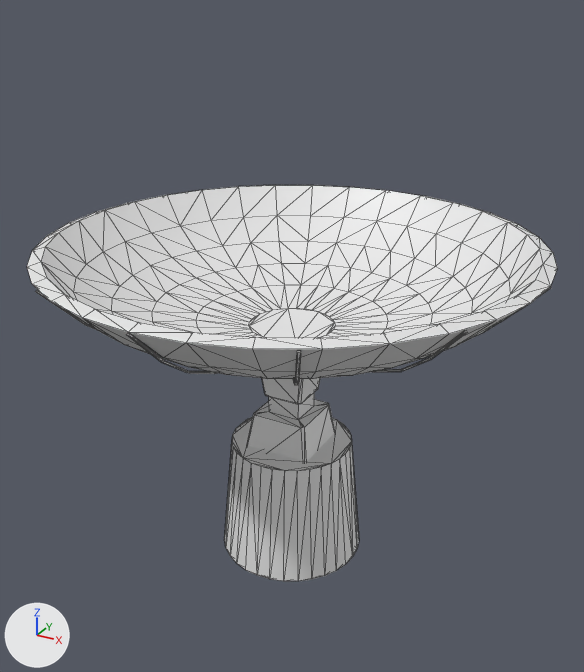
An edit to the OBJ model cosmodrone/assets/station-parts/platform_antenna.obj, drawn before and after from the same camera.
One viewpoint serves both versions: a camera (50 mm lens) standing at (0.883, -1.604, 0.811) and looking at (0.007, -0.012, 0.014). Every picture has the same lights, and +X, +Y and +Z are marked at lower left. Mesh edges are drawn as thin lines. Where no turn or scale is listed for an object, it has been applied to the vertices.

Names of what the first picture shows: 'Platform_Antenna_Cylinder.113', 'Platform_Antenna_Frame_Cylinder.120'.
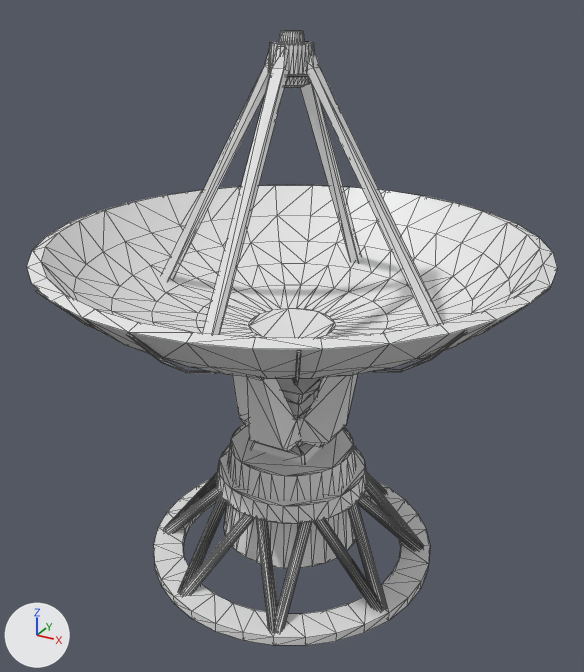
The change in detail:
me_platform_antenna_cylinder_113 is used by ob_platform_antenna_cylinder_113; location (0.0, 0.0, 0.0).
me_platform_antenna_cylinder_113 had 496 vertices, 980 faces and spanned x -0.596..0.598, y -0.597..0.597, z -0.594..0.253.
me_platform_antenna_cylinder_113 now has 1232 vertices, 2396 faces and spans x -0.596..0.598, y -0.597..0.597, z -0.621..0.712.
me_platform_antenna_cylinder_113 part 1: a new loose piece, a 32-sided cut cone along z (radius 0.179 at the low end, 0.161 at the high end) spanning x -0.179..0.179, y -0.179..0.179, z -0.415..-0.294.
me_platform_antenna_cylinder_113 part 2: a new loose piece, a 32-sided cut cone along z (radius 0.201 at the low end, 0.194 at the high end) spanning x -0.201..0.201, y -0.201..0.201, z -0.404..-0.358.
me_platform_antenna_cylinder_113 part 3: a new loose piece, a 32-sided cut cone along z (radius 0.051 at the low end, 0.047 at the high end) spanning x -0.051..0.051, y -0.051..0.051, z 0.628..0.689.
me_platform_antenna_cylinder_113 part 4: a new loose piece, a 32-sided cut cone along z (radius 0.029 at the low end, 0.025 at the high end) spanning x -0.029..0.029, y -0.029..0.029, z 0.679..0.712.
me_platform_antenna_cylinder_113 part 5: 88 vertices moved from x -0.185..0.185, y -0.185..0.185, z -0.594..-0.05 to x -0.185..0.185, y -0.185..0.185, z -0.554..-0.111; 480 vertices added at x -0.389..0.389, y -0.389..0.389, z -0.621..0.684.
me_platform_antenna_frame_cylinder_120 is used by ob_platform_antenna_frame_cylinder_120; location (0.0, 0.0, 0.0).
me_platform_antenna_frame_cylinder_120 had 288 vertices, 528 faces and spanned x -0.598..0.599, y -0.599..0.598, z 0.007..0.243.
me_platform_antenna_frame_cylinder_120 now has 800 vertices, 1488 faces and spans x -0.598..0.599, y -0.599..0.598, z -0.621..0.243.
me_platform_antenna_frame_cylinder_120 part 6: 512 vertices added at x -0.337..0.337, y -0.337..0.337, z -0.621..-0.394.

Location of each change, (x1, y1, x2, y2) in pixels of the pictures (584 x 672 px):
'Platform_Antenna_Cylinder.113', reshaped (55% taller)
    before: (27, 185, 557, 581)
    after: (27, 31, 557, 646)
'Platform_Antenna_Frame_Cylinder.120', reshaped
    before: (35, 287, 551, 385)
    after: (35, 287, 551, 631)
part 1 of me_platform_antenna_cylinder_113, added
    after: (227, 424, 356, 500)
part 2 of me_platform_antenna_cylinder_113, added
    after: (216, 445, 367, 524)
part 3 of me_platform_antenna_cylinder_113, added
    after: (268, 42, 314, 75)
part 4 of me_platform_antenna_cylinder_113, added
    after: (279, 31, 305, 44)
part 5 of me_platform_antenna_cylinder_113, built on
    before: (225, 378, 359, 581)
    after: (154, 48, 443, 646)
part 6 of me_platform_antenna_frame_cylinder_120, added
    after: (164, 471, 423, 631)
